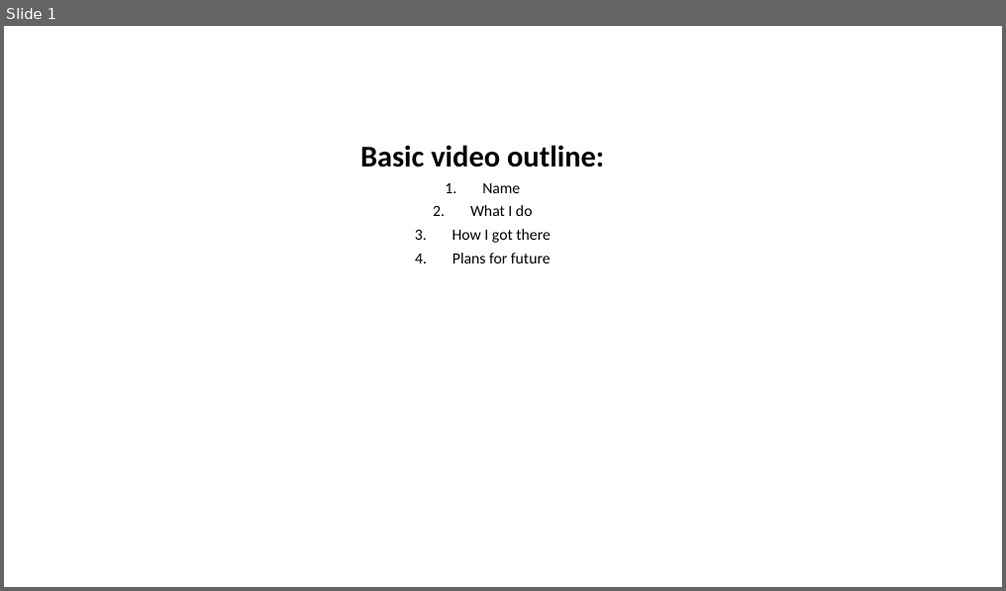
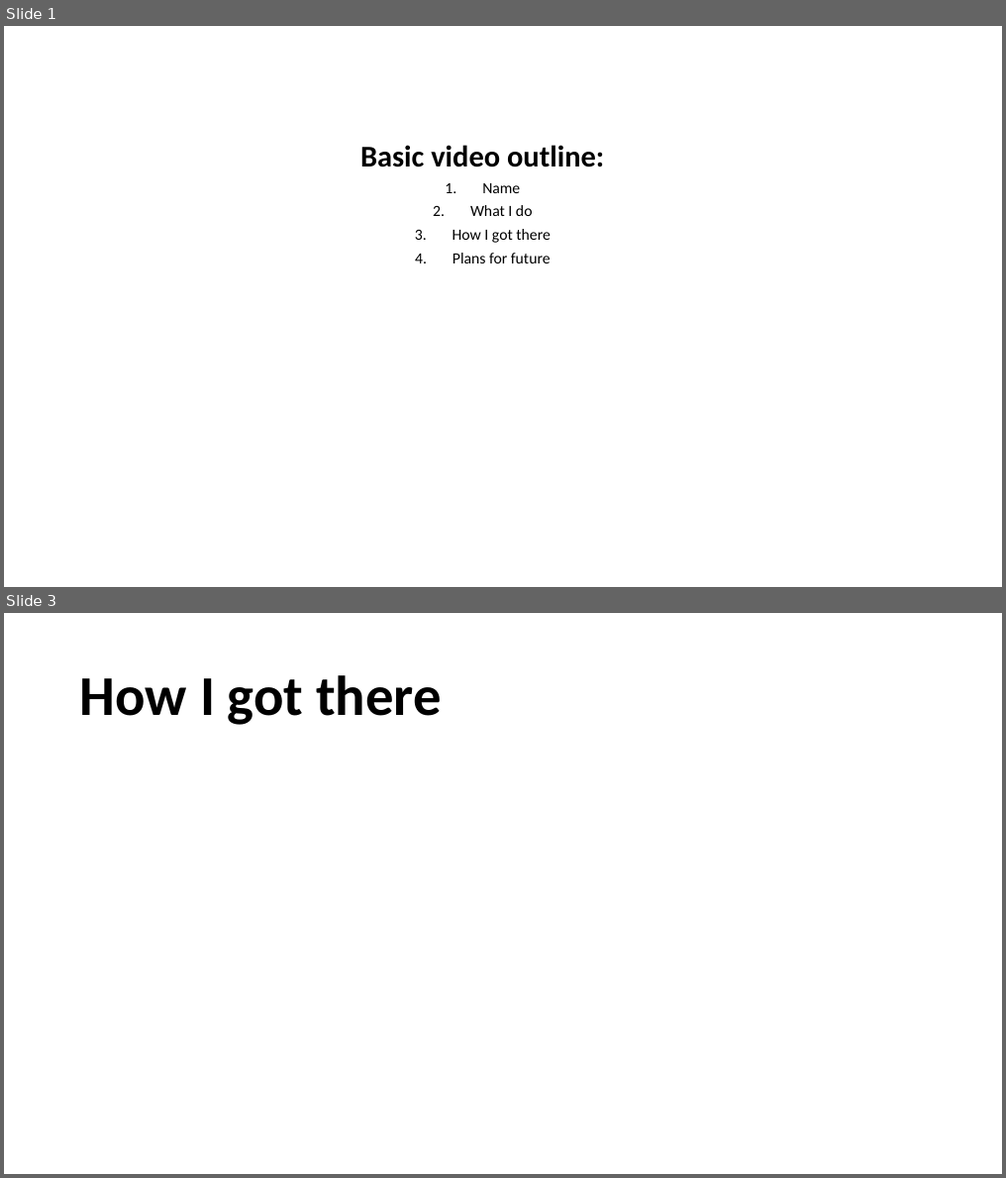
Before and after one commit to Lucy-de-Rojas/Lucy-de-Rojas, a slide deck: public/Presentation/JourneyToCoding.odp. Shown one above the other, each under a label of ours: slide 1 before the commit, slides 1 and 3 after it; the slides between them are not shown. The pictures are 1006x591 and 1006x1178 pixels, drawn with LibreOffice and Linux fonts; fonts in the diff are those of the drawing. Boxes give left, top, right and bottom in pixels: in the first picture for what was removed or moved away, otherwise in the second. Text is boxed around its words. In the diff, an @@ line names an element or a change of style, - is before the commit and + after.

```diff
--- a/public/Presentation/JourneyToCoding.odp
+++ b/public/Presentation/JourneyToCoding.odp
@@ slide 3 added at bbox=[4, 613, 1002, 1174], background #FFFFFF @@
@@ title added at bbox=[80, 675, 442, 725], 54 pt, text #000000, bold @@
+How I got there
```
Also in this commit, not shown: 1 slide changed, 2 other slides added, 1 other file.
